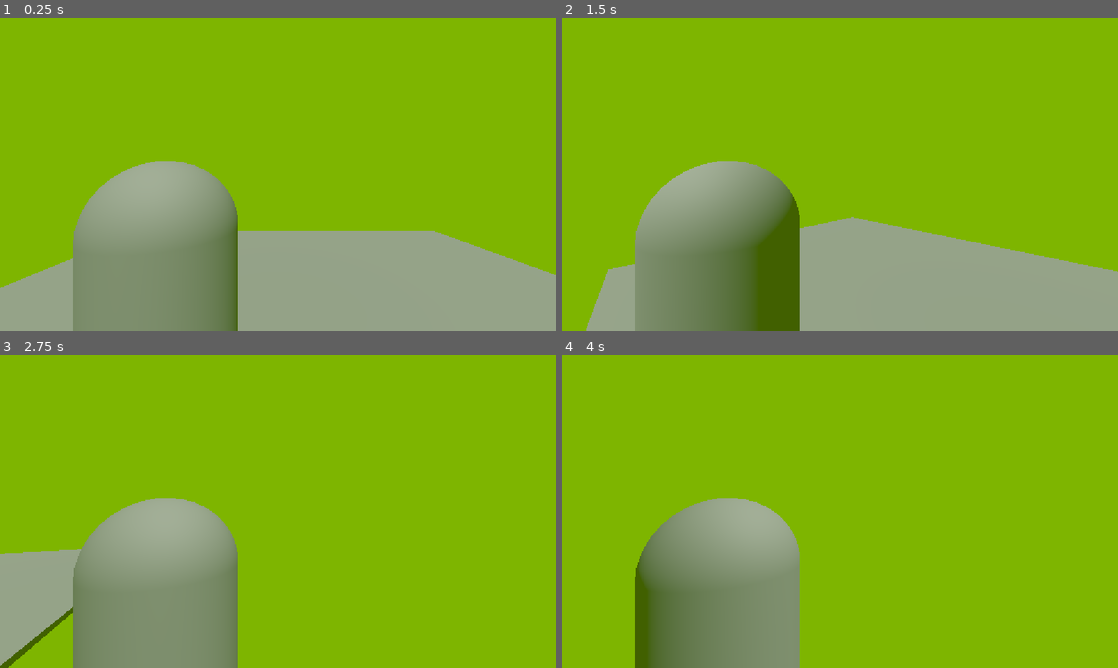
Above: before the commit, frames 1-4 (two rows, left to right).
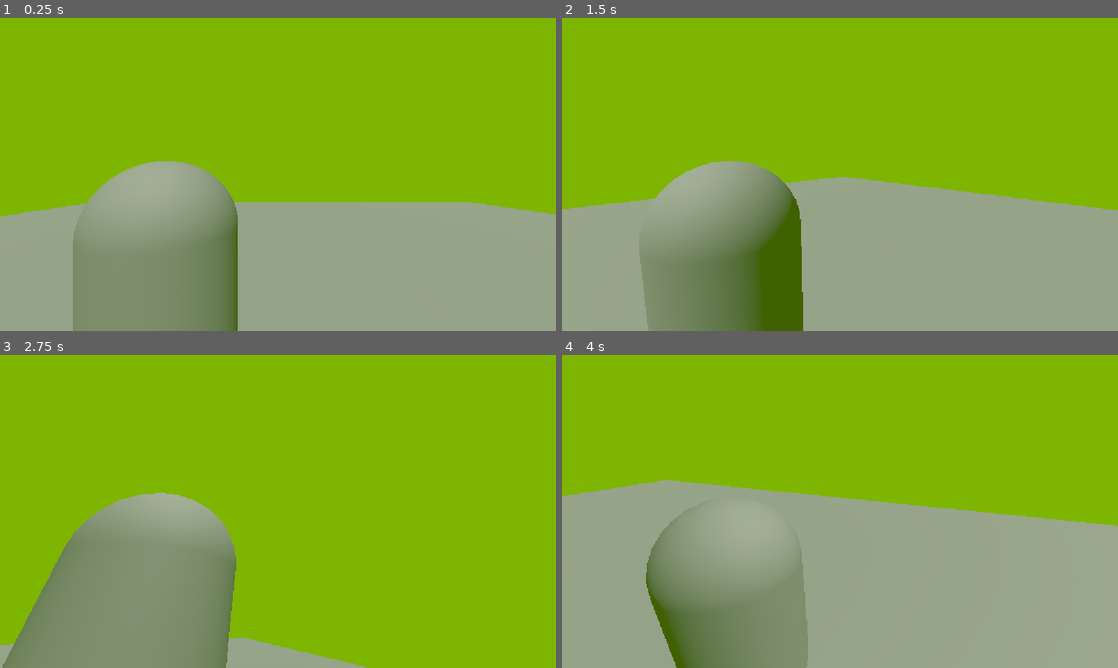
Above: after the commit, the same moments.

Repository: ABigParrot/godot
Game: Godot game, scene res://scenes/level.tscn
The game is run twice, just before and just after one commit, with the same random seed, the same clock (stepped at 60 frames per second) and the same inputs.
Inputs (mouse positions are in pixels of both pictures, inside the frame that each line leads up to):
- Up to frame 1 (0.25 s): no input
- Up to frame 2 (1.5 s): move the mouse to (962, 158) at 0.52 s; press the mouse at (962, 158) at 0.53 s; hold D (right) 0.53-1.28 s; tap Space (jump) at 0.77, 0.8, 1.07, 1.35 s; move the mouse to (728, 190) at 1.27 s; release the mouse at (728, 190) at 1.28 s; hold S (back) from 1.28 s (still down)
- Up to frame 3 (2.75 s): tap Space (jump) at 1.52, 1.82, 2.3 s; click (166, 527) at 1.55 s; move the mouse to (333, 442) at 2.02 s; release S (back) at 2.03 s; press the mouse at (333, 442) at 2.03 s; hold D (right) from 2.03 s (still down)
- Up to frame 4 (4 s): move the mouse to (812, 574) at 2.77 s; release D (right) at 2.78 s; release the mouse at (812, 574) at 2.78 s; hold W (forward) 2.78-3.53 s; click (812, 574) at 2.85 s; tap Space (jump) at 3.02, 3.32, 3.6, 3.77 s; move the mouse to (1006, 558) at 3.52 s; hold A (left) from 3.53 s (still down)

The runs differ from the first frame. In frame 1, 9.2% of the frame differs, in the area x 0-100%, y 58-87%; in frame 2, 14%; in frame 3, 7.8%; in frame 4, 41%, in the area x 0-100%, y 40-100%.

Commit message:
Character controller changes
Look controls done; camera rotates on heads x-axis. Mouse cursor hides when window is clicked on, and reappears when escape key is pressed.

Diff:
--- a/banana/project.godot
+++ b/banana/project.godot
@@ -47,6 +47,16 @@
 "events": [Object(InputEventKey,"resource_local_to_scene":false,"resource_name":"","device":-1,"window_id":0,"alt_press …(191 unchanged characters)…
 ]
 }
+escape={
+"deadzone": 0.2,
+"events": [Object(InputEventKey,"resource_local_to_scene":false,"resource_name":"","device":-1,"window_id":0,"alt_pressed":false,"shift_pressed":false,"ctrl_pressed":false,"meta_pressed":false,"pressed":false,"keycode":0,"physical_keycode":4194305,"key_label":0,"unicode":0,"location":0,"echo":false,"script":null)
+]
+}
+click={
+"deadzone": 0.2,
+"events": [Object(InputEventMouseButton,"resource_local_to_scene":false,"resource_name":"","device":-1,"window_id":0,"alt_pressed":false,"shift_pressed":false,"ctrl_pressed":false,"meta_pressed":false,"button_mask":0,"position":Vector2(0, 0),"global_position":Vector2(0, 0),"factor":1.0,"button_index":1,"canceled":false,"pressed":false,"double_click":false,"script":null)
+]
+}
 
 [physics]
 
--- a/banana/scenes/level.tscn
+++ b/banana/scenes/level.tscn
@@ -15,7 +15,7 @@
 transform = Transform3D(1, 0, 0, 0, 0.5329672, 0.8461359, 0, -0.8461359, 0.5329672, 0, 0.96782863, 0)
 
 [node name="CSGBox3D" type="CSGBox3D" parent="." unique_id=1473735028]
-transform = Transform3D(1, 0, 0, 0, 0.19999999, 0, 0, 0, 1, 0, 0, -0.1017704)
+transform = Transform3D(2.6, 0, 0, 0, 0.19999999, 0, 0, 0, 2.4, 0, 0, -0.1017704)
 use_collision = true
 size = Vector3(10, 0.5467529, 10.1)
 
--- a/banana/scenes/player.gd
+++ b/banana/scenes/player.gd
@@ -5,11 +5,26 @@
 const JUMP_VELOCITY = 4.5
 const sensitivity = 0.2
 
+func _ready ():
+	Input.mouse_mode = Input.MOUSE_MODE_CAPTURED
+
 func _unhandled_input(event):
 	if event is InputEventMouseMotion:
 		rotation_degrees.y -= event.relative.x * sensitivity
+		%Head.rotation_degrees.x -= event.relative.y * sensitivity
+		%Head.rotation_degrees.x = clamp(
+			%Head.rotation_degrees.x,-70.0,70.0
+			)
+	if event.is_action_pressed("click"):
+		Input.mouse_mode = Input.MOUSE_MODE_CAPTURED
+
+	if event.is_action_pressed("escape"):
+		Input.mouse_mode = Input.MOUSE_MODE_VISIBLE
+
 
 func _physics_process(delta: float) -> void:
+
+
 	# Add the gravity.
 	if not is_on_floor():
 		velocity += get_gravity() * delta
@@ -17,6 +32,7 @@
 	# Handle jump.
 	if Input.is_action_just_pressed("jump") and is_on_floor():
 		velocity.y = JUMP_VELOCITY
+		Input.mouse_mode = Input.MOUSE_MODE_CAPTURED
 
 	# Get the input direction and handle the movement/deceleration.
 	# As good practice, you should replace UI actions with custom gameplay actions.
--- a/banana/scenes/player.tscn
+++ b/banana/scenes/player.tscn
@@ -15,5 +15,10 @@
 [node name="MeshInstance3D" type="MeshInstance3D" parent="." unique_id=1720997237]
 mesh = SubResource("CapsuleMesh_hx2jy")
 
-[node name="Camera3D" type="Camera3D" parent="." unique_id=562945777]
-transform = Transform3D(1, 0, 0, 0, 1, 0, 0, 0, 1, 0.8, 0.90000004, 1.5)
+[node name="Head" type="Node3D" parent="." unique_id=861565391]
+unique_name_in_owner = true
+transform = Transform3D(1, 0, 0, 0, 1, 0, 0, 0, 1, 0, 0.7, 0)
+
+[node name="Camera3D" type="Camera3D" parent="Head" unique_id=562945777]
+unique_name_in_owner = true
+transform = Transform3D(1, 0, 0, 0, 1, 0, 0, 0, 1, 0.8, 0.20000005, 1.5)
